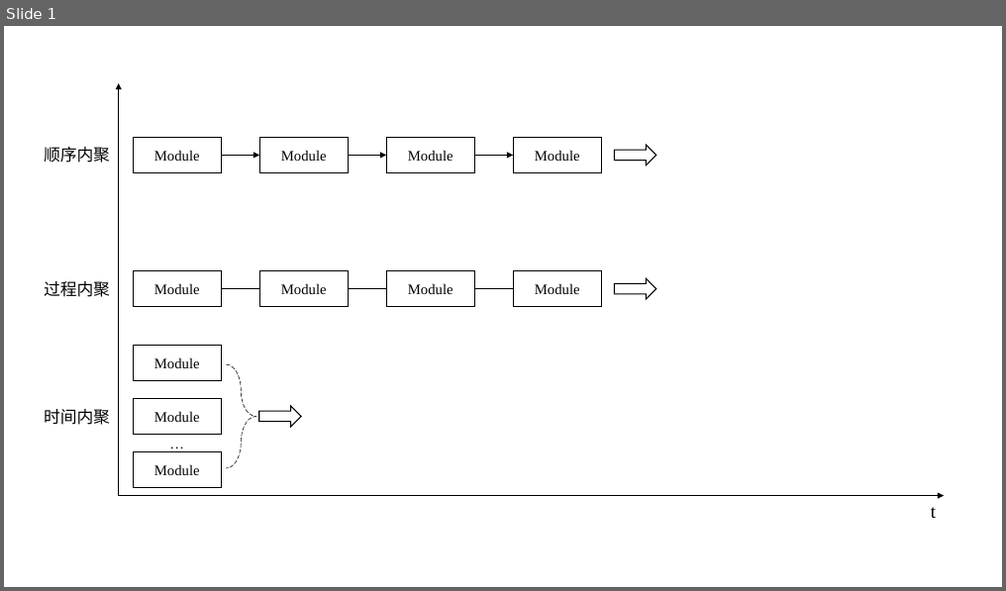
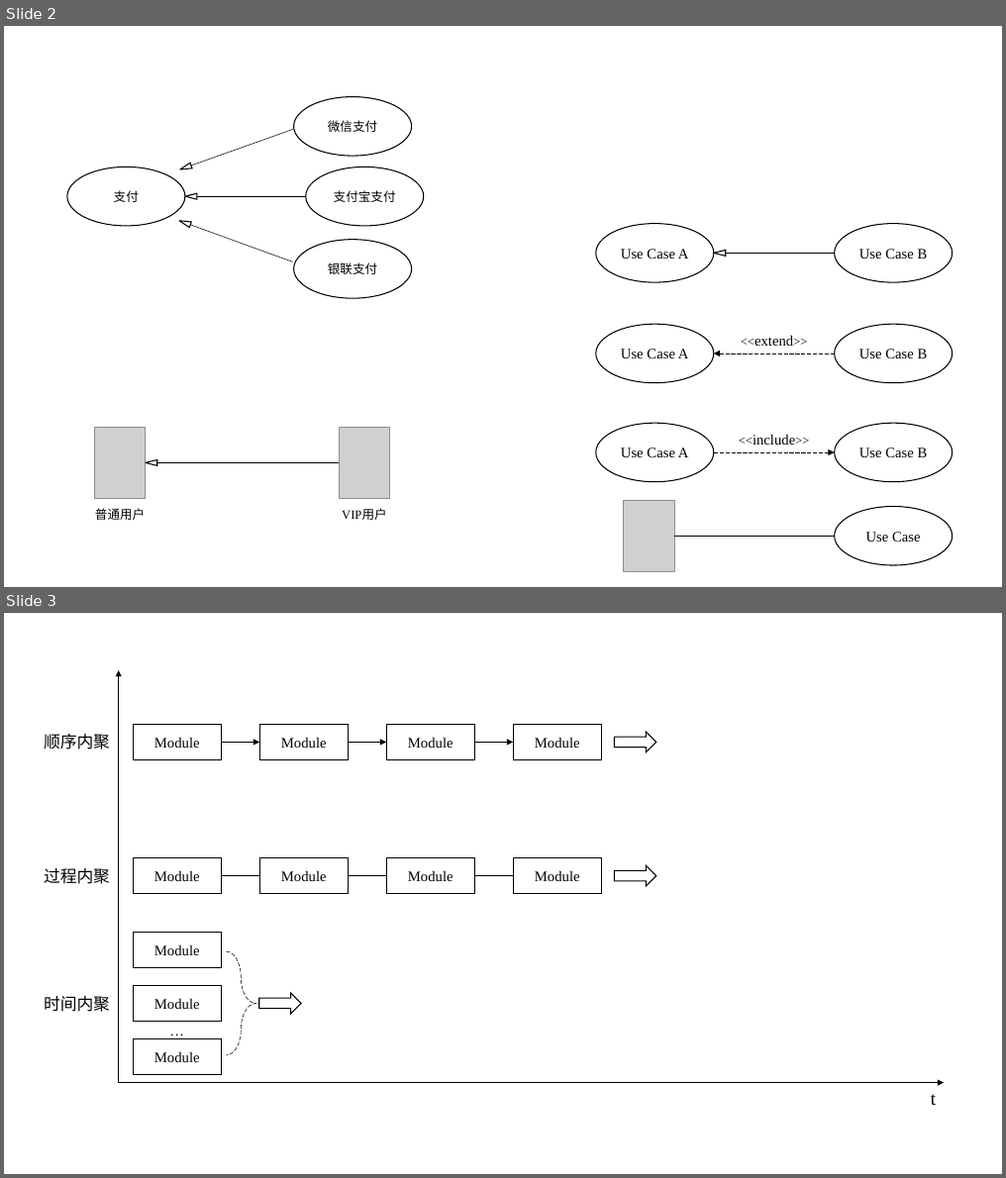
Before and after one commit to glplaman/glplaman.github.io, a slide deck: se/file/se.pptx. Shown one above the other, each under a label of ours: slide 1 before the commit, slides 2 and 3 after it. The pictures are 1006x591 and 1006x1178 pixels, drawn with LibreOffice and Linux fonts; fonts in the diff are those of the drawing; grey boxes stand for pictures. Boxes give left, top, right and bottom in pixels: in the first picture for what was removed or moved away, otherwise in the second. Text is boxed around its words. In the diff, an @@ line names an element or a change of style, - is before the commit and + after.

```diff
--- a/se/file/se.pptx
+++ b/se/file/se.pptx
@@ slide 2 added at (4,26,1002,587), background #FFFFFF @@
@@ ellipse added at (294,97,411,157), outline #000000 1 pt, 12 pt, text #000000 @@
+微信支付
@@ line added from (180, 170) to (294, 129), #000000 0.5 pt @@
@@ ellipse added at (67,167,184,226), outline #000000 1 pt, 12 pt, text #000000 @@
+支付
@@ triangle added at (179,163,192,173), fill #FFFFFF, outline #000000 1 pt @@
@@ ellipse added at (306,167,423,226), outline #000000 1 pt, 12 pt, text #000000 @@
+支付宝支付
@@ line added from (185, 196) to (306, 196), #000000 0.5 pt @@
@@ triangle added at (185,193,197,199), fill #FFFFFF, outline #000000 1 pt @@
@@ triangle added at (178,218,192,228), fill #FFFFFF, outline #000000 1 pt @@
@@ line added from (179, 221) to (293, 262), #000000 0.5 pt @@
@@ ellipse added at (596,224,714,282), outline #000000 1 pt, 14 pt, text #000000 @@
+Use Case A
@@ ellipse added at (835,224,951,282), outline #000000 1 pt, 14 pt, text #000000 @@
+Use Case B
@@ ellipse added at (294,240,411,298), outline #000000 1 pt, 12 pt, text #000000 @@
+银联支付
@@ line added from (714, 253) to (835, 253), #000000 0.5 pt @@
@@ triangle added at (714,251,726,257), fill #FFFFFF, outline #000000 1 pt @@
@@ ellipse added at (596,324,714,383), outline #000000 1 pt, 14 pt, text #000000 @@
+Use Case A
@@ text added at (754,335,793,346), 14 pt, text #000000 @@
+<<extend>>
@@ ellipse added at (835,324,951,383), outline #000000 1 pt, 14 pt, text #000000 @@
+Use Case B
@@ arrow added from (835, 354) to (714, 354), #000000 0.5 pt dashed @@
@@ picture added at (94,428,146,498) @@
@@ picture added at (339,428,389,498) @@
@@ ellipse added at (596,424,714,482), outline #000000 1 pt, 14 pt, text #000000 @@
+Use Case A
@@ text added at (752,434,795,445), 14 pt, text #000000 @@
+<<include>>
@@ ellipse added at (835,424,951,482), outline #000000 1 pt, 14 pt, text #000000 @@
+Use Case B
@@ line added from (146, 464) to (339, 464), #000000 0.5 pt @@
@@ triangle added at (146,461,157,467), fill #FFFFFF, outline #000000 1 pt @@
@@ arrow added from (714, 453) to (835, 453), #000000 0.5 pt dashed @@
@@ picture added at (624,500,675,571) @@
@@ text added at (95,508,145,520), 12 pt, text #000000 @@
+普通用户
@@ text added at (342,510,386,520), 12 pt, text #000000 @@
+VIP用户
@@ ellipse added at (835,506,951,566), outline #000000 1 pt, 14 pt, text #000000 @@
+Use Case
@@ line added from (675, 537) to (835, 537), #000000 0.5 pt @@
@@ what was slide 1 is now slide 3 @@
```
Also in this commit, not shown: 1 other slide added, 30 other files.
